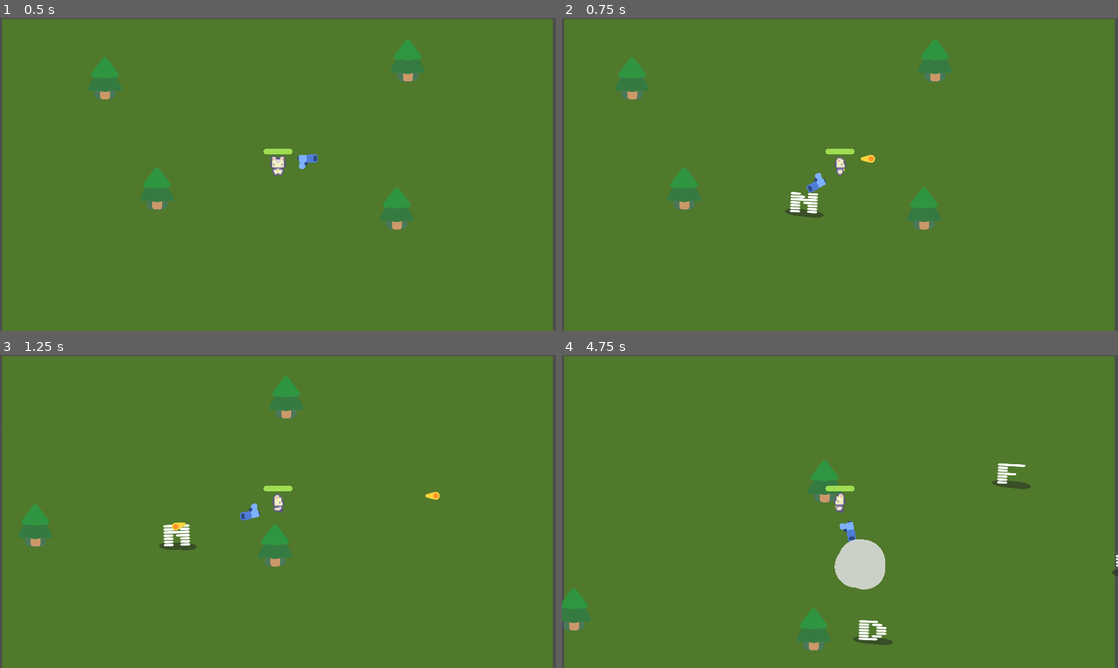
Above: before the commit, frames 1-4 (two rows, left to right).
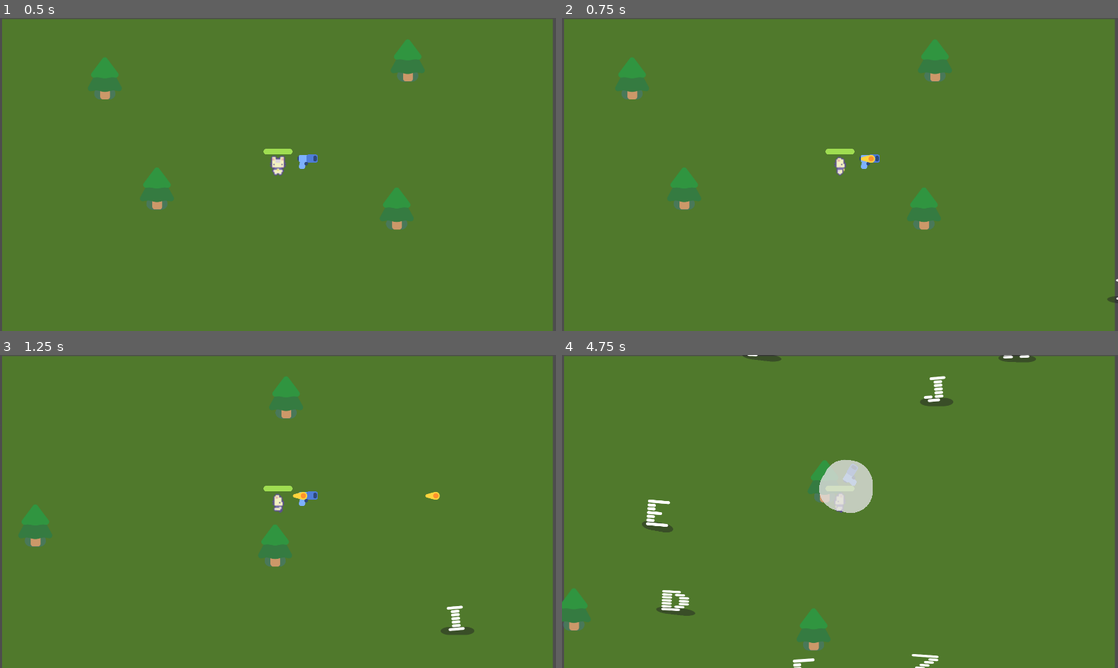
Above: after the commit, the same moments.

Repository: cu-jonas/cozy_cook
Game: Godot game, scene res://main.tscn
The game is run twice, just before and just after one commit, with the same random seed, the same clock (stepped at 60 frames per second) and the same inputs.
Inputs:
- Up to frame 1 (0.5 s): no input
- Up to frame 2 (0.75 s): tap Enter at 0.5 s; hold D (move_right) from 0.53 s (still down)
- Up to frame 3 (1.25 s): keep holding D (move_right)
- Up to frame 4 (4.75 s): release D (move_right) at 1.28 s; hold S (move_down) 1.28-2.03 s; hold D (move_right) 2.03-2.78 s; hold W (move_up) 2.78-3.53 s; hold A (move_left) from 3.53 s (still down)

Frame 1 is identical in both runs. In frame 2, 0.5% of the frame differs, in the area x 40-100%, y 43-91%; in frame 3, 0.8%; in frame 4, 4.4%, in the area x 14-100%, y 0-100%.

Commit message:
fix enemy spawn curve

Diff:
--- a/game.tscn
+++ b/game.tscn
@@ -6,7 +6,7 @@
 
 [sub_resource type="Curve2D" id="Curve2D_7jktm"]
 _data = {
-"points": PackedVector2Array(0, 0, 0, 0, -90, -170, 0, 0, 0, 0, 2039, -186, 0, 0, 0, 0, 2062, 1136, 0, 0, 0, 0, -102, 1270, 0, 0, 0, 0, -90, -170)
+"points": PackedVector2Array(0, 0, 0, 0, -1016, -598, 0, 0, 0, 0, 1129, -717, 0, 0, 0, 0, 1162, 824, 0, 0, 0, 0, -1050, 716, 0, 0, 0, 0, -1016, -598)
 }
 point_count = 5
 
@@ -33,8 +33,8 @@
 
 [node name="PathFollow2D" type="PathFollow2D" parent="CatPlayer/Path2D"]
 unique_name_in_owner = true
-position = Vector2(-90, -170)
-rotation = -0.00751512
+position = Vector2(-1016, -598)
+rotation = -0.055421
 
 [node name="Tree" parent="." instance=ExtResource("2_e2o6t")]
 position = Vector2(340, 287)
